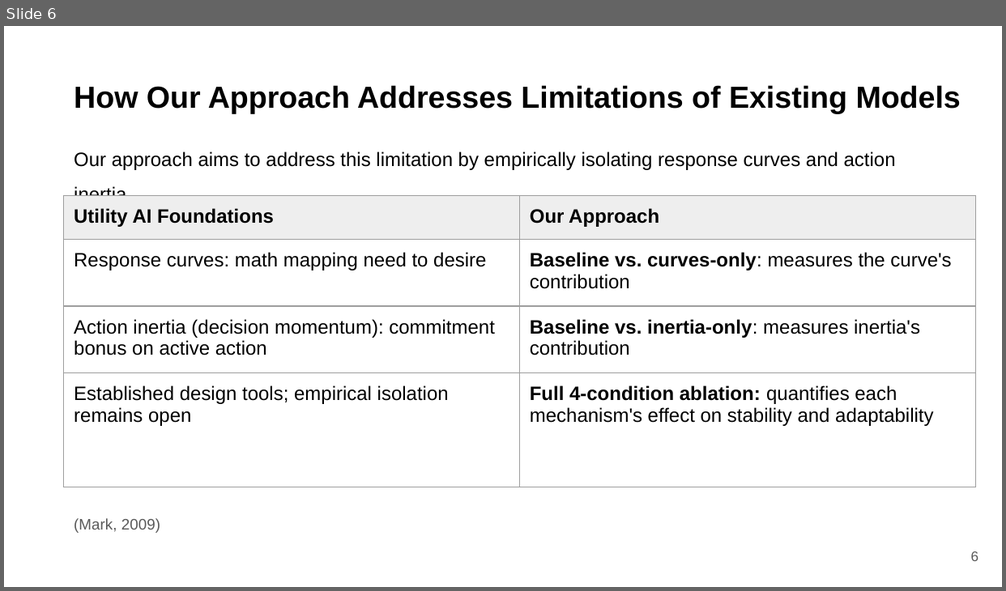
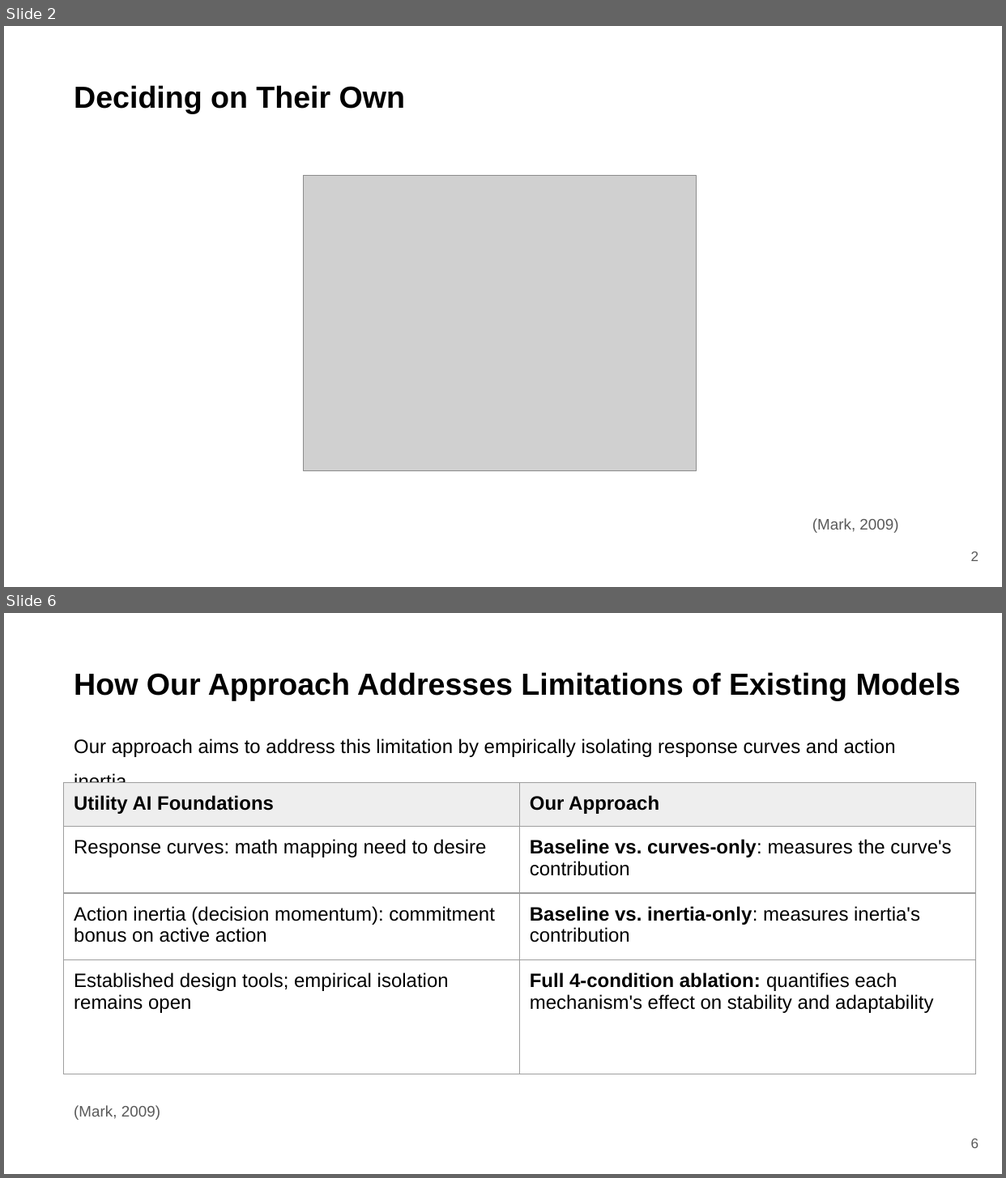
Before and after one commit to wj1212/Utility-Sim, a slide deck: Wenjie_Jiang_Progress_Update_August2026.pptx. Shown one above the other, each under a label of ours: slide 6 before the commit, slides 2 and 6 after it; the slides between them are not shown. The pictures are 1006x591 and 1006x1178 pixels, drawn with LibreOffice and Linux fonts; fonts in the diff are those of the drawing; grey boxes stand for pictures; background and template pictures are left out. Boxes give left, top, right and bottom in pixels: in the first picture for what was removed or moved away, otherwise in the second. Text is boxed around its words. In the diff, an @@ line names an element or a change of style, - is before the commit and + after.

```diff
--- a/Wenjie_Jiang_Progress_Update_August2026.pptx
+++ b/Wenjie_Jiang_Progress_Update_August2026.pptx
@@ slide 2 added at [4, 26, 1002, 587], background picture (left out) @@
@@ title added at [74, 85, 405, 114], 22 pt, text #000000, bold @@
+Deciding on Their Own
@@ picture added at [304, 176, 697, 471] @@
@@ text added at [812, 518, 898, 533], 11 pt, text #595959 @@
+(Mark, 2009)
@@ page number added at [971, 552, 979, 561], 10 pt, text #595959 @@
+2
```
Also in this commit, not shown: 2 slides changed, 2 other slides added, 3 slides removed, 8 other files.
